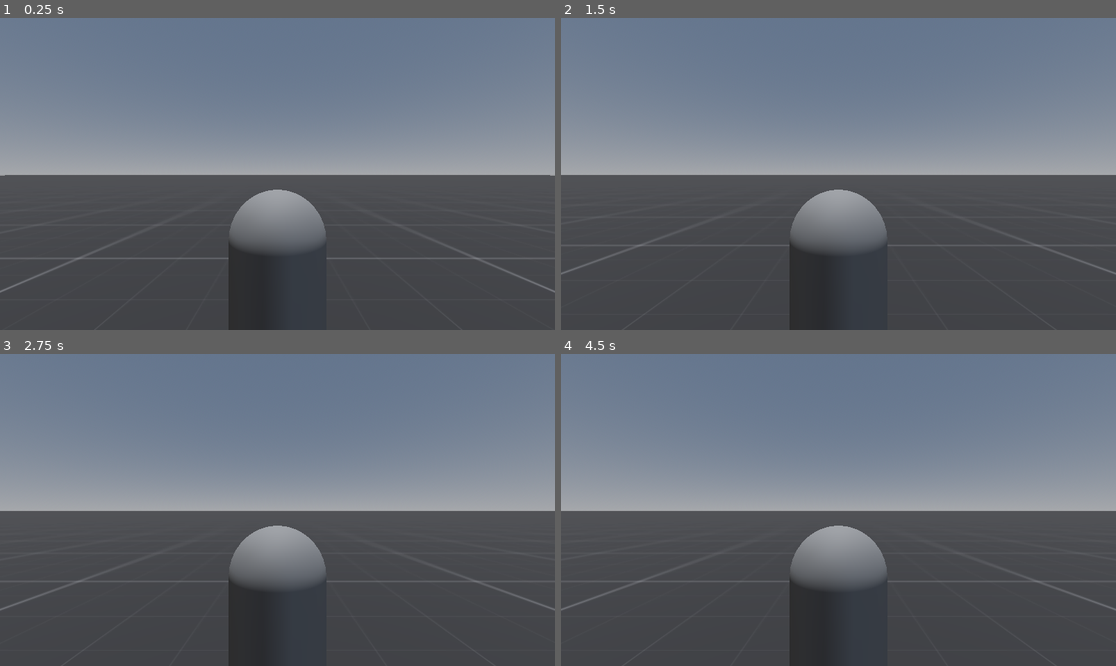
Above: before the commit, frames 1-4 (two rows, left to right).
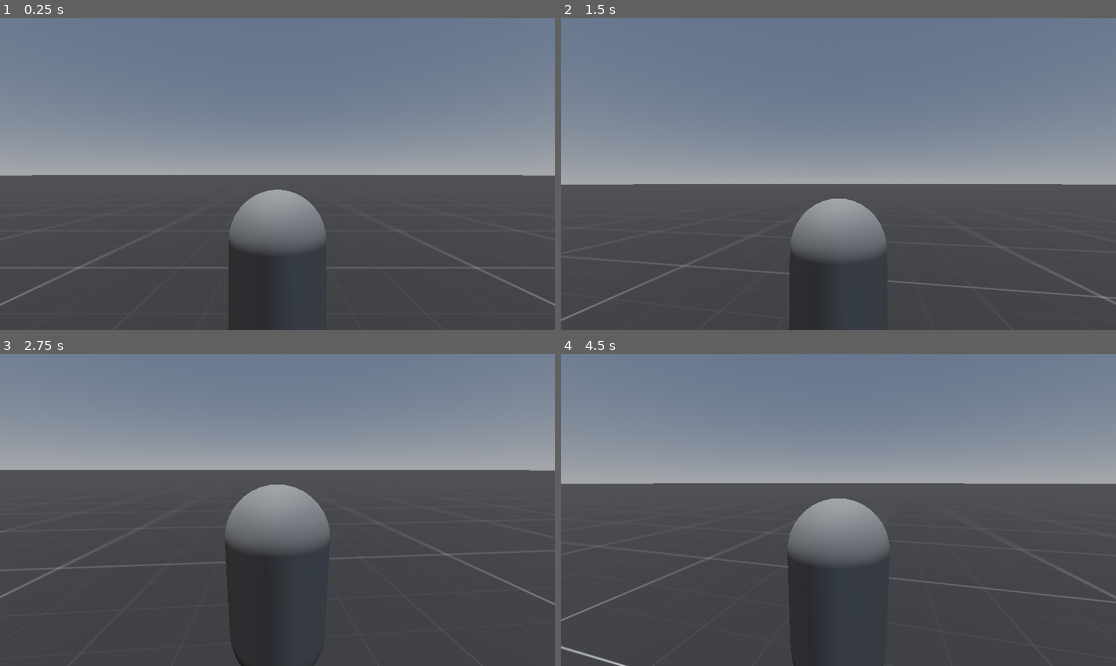
Above: after the commit, the same moments.

Repository: Supergames207/Attraction
Game: Godot game, scene res://scenes/main.tscn
Two runs of this game, one before a commit and one after it. Both use one fixed random seed, a clock stepped at 60 frames per second and the inputs below.
Inputs (mouse positions are in pixels of both pictures, inside the frame that each line leads up to):
- Up to frame 1 (0.25 s): no input
- Up to frame 2 (1.5 s): move the mouse to (960, 158) at 0.52 s; hold Right (ui_right) 0.53-1.28 s; tap Tab (Tab) at 0.6, 1.35 s; tap Enter at 1.25 s; move the mouse to (727, 189) at 1.27 s; hold Down (ui_down) from 1.28 s (still down)
- Up to frame 3 (2.75 s): tap Space at 2 s; move the mouse to (333, 441) at 2.02 s; release Down (ui_down) at 2.03 s; hold Right (ui_right) from 2.03 s (still down); tap Tab (Tab) at 2.1 s
- Up to frame 4 (4.5 s): tap Enter at 2.75, 4.25 s; move the mouse to (810, 572) at 2.77 s; release Right (ui_right) at 2.78 s; hold Up (ui_up) 2.78-3.53 s; tap Tab (Tab) at 2.85, 3.6, 4.35 s; tap Space at 3.5 s; move the mouse to (1005, 556) at 3.52 s; hold Left (ui_left) from 3.53 s (still down); move the mouse to (672, 463) at 4.27 s

The runs differ from the first frame. In frame 1, 0.9% of the frame differs, in the area x 0-100%, y 50-93%; in frame 2, 4.5%; in frame 3, 24%, in the area x 0-100%, y 28-97%; in frame 4, 15%.

Commit message:
Merge fixs, sorry

Diff:
--- a/Player.gd
+++ /dev/null
@@ -1,29 +0,0 @@
-extends RigidBody3D
-class_name Player
-var pid := Pid3D.new(1.0, 0.1 , 1.0)
-const SPEED := 8
-const rotation_speed := 20
-
-func _ready() -> void:
-	Input.mouse_mode = Input.MOUSE_MODE_CAPTURED
-
-func _input(event:InputEvent)->void:
-	if Input.is_action_just_pressed("Tab"):
-		if Input.MOUSE_MODE_CAPTURED:
-			Input.mouse_mode = Input.MOUSE_MODE_CONFINED
-		else:
-			Input.mouse_mode = Input.MOUSE_MODE_CAPTURED
-
-func orient_body_to_direction(direction:Vector3,delta:float) -> void:
-	var left_axis := -get_gravity().normalized().cross(direction.normalized())
-	if left_axis == Vector3.ZERO:
-		return
-	var rotation_basis := Basis(left_axis,-get_gravity().normalized(),direction).orthonormalized()
-	transform.basis = Basis(transform.basis.get_rotation_quaternion().slerp(rotation_basis,delta*rotation_speed))
-
-func _physics_process(delta: float) -> void:
-	var input := Input.get_vector("ui_left","ui_right","ui_down","ui_up")
-	var velocity_error = Vector3(input.x,0,input.y)-Vector3(linear_velocity.x,0,linear_velocity.z)
-	var impulse = pid.update(velocity_error,delta)*0.005
-	apply_central_impulse(impulse)
-	orient_body_to_direction(Vector3(input.x,0,input.y),delta)
--- a/prefabs/player/Player.tscn
+++ b/prefabs/player/Player.tscn
@@ -1,22 +1,24 @@
-[gd_scene load_steps=4 format=3 uid="uid://mm4etp0hcuyr"]
+[gd_scene load_steps=5 format=3 uid="uid://mm4etp0hcuyr"]
 
-[ext_resource type="Script" uid="uid://272sea8c745b" path="res://Player.gd" id="1_xhfnw"]
+[ext_resource type="Script" uid="uid://272sea8c745b" path="res://prefabs/player/Player.gd" id="1_xhfnw"]
+[ext_resource type="Script" uid="uid://bwqjs33qw02m5" path="res://prefabs/player/player_camera.gd" id="2_qq40p"]
 
 [sub_resource type="CapsuleMesh" id="CapsuleMesh_kpjcp"]
 
 [sub_resource type="CapsuleShape3D" id="CapsuleShape3D_kne1u"]
 
-[node name="Player" type="RigidBody3D"]
-lock_rotation = true
+[node name="Player" type="CharacterBody3D"]
 script = ExtResource("1_xhfnw")
 
 [node name="MeshInstance3D" type="MeshInstance3D" parent="."]
 mesh = SubResource("CapsuleMesh_kpjcp")
+skeleton = NodePath("")
 
 [node name="CollisionShape3D" type="CollisionShape3D" parent="."]
 shape = SubResource("CapsuleShape3D_kne1u")
 
 [node name="X_rotation" type="Node3D" parent="."]
+script = ExtResource("2_qq40p")
 
 [node name="Y_rotation" type="Node3D" parent="X_rotation"]
 transform = Transform3D(1, 0, 0, 0, 1, 0, 0, 0, 1, 0, 0, -2.1326)
